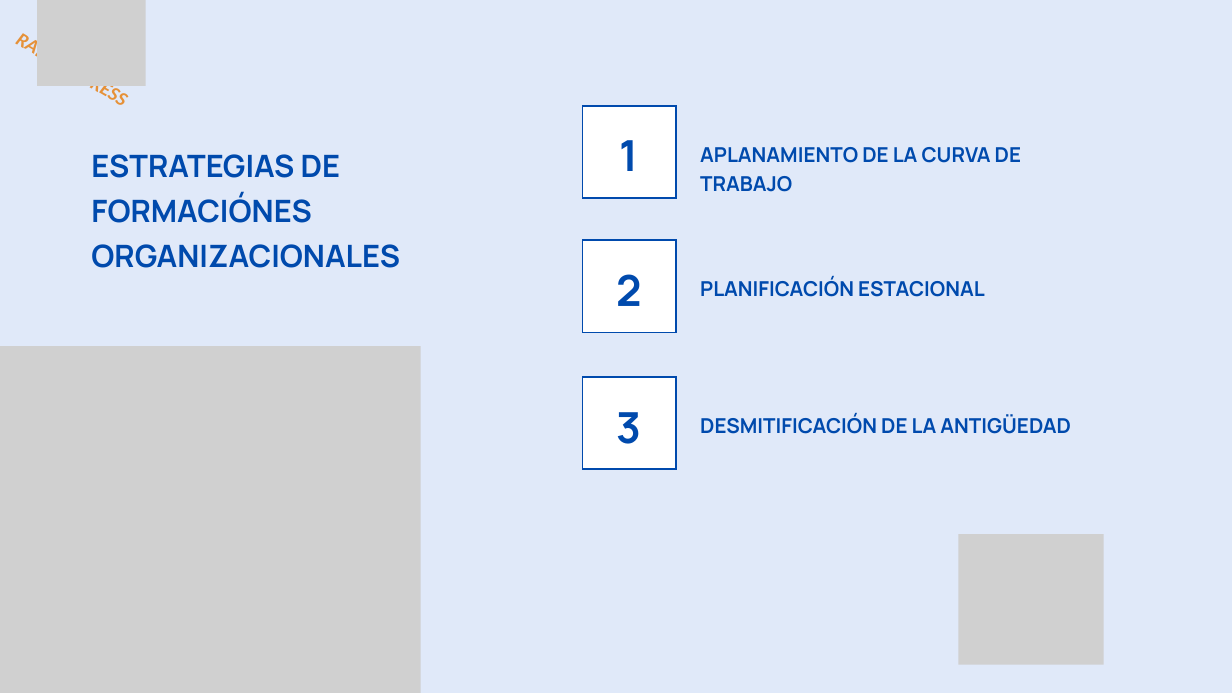
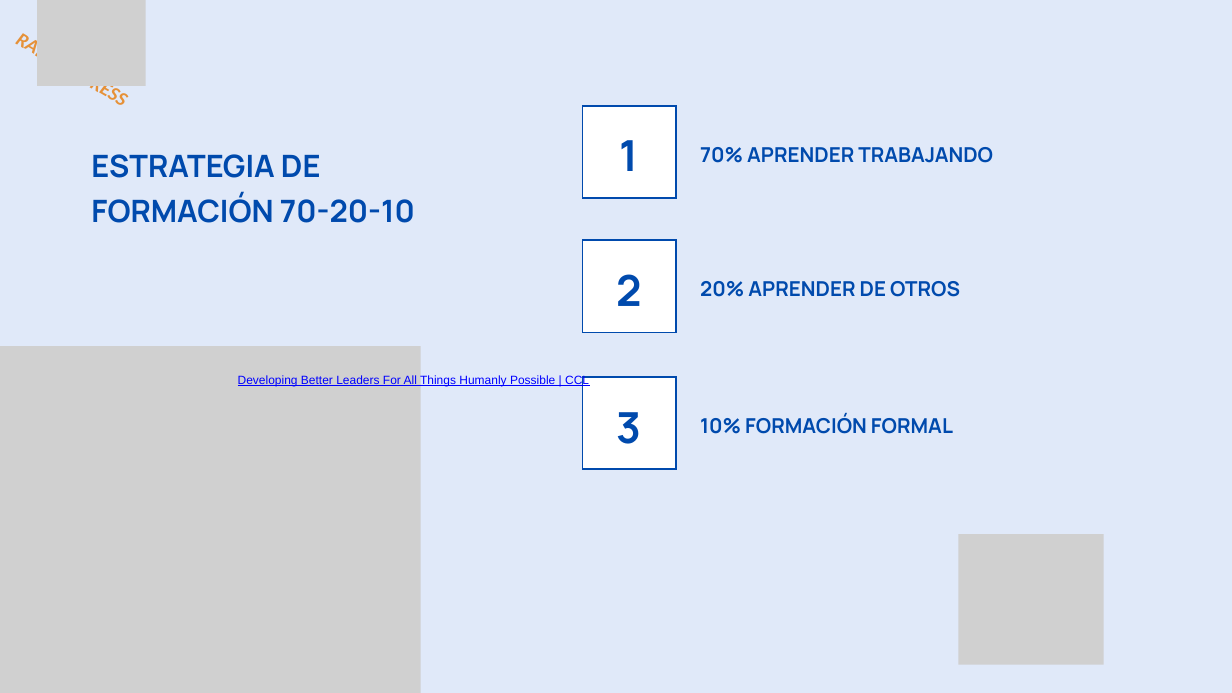
Before and after one commit to ITACADEMYprojectes/ProjecteData, a slide deck: slide 14 of Equip_28/Results/Analisis_PAP_and_ABL_RapidExpres_2026_11_05.pptx (slide 13 before the commit). Drawn at 1232x693 pixels with LibreOffice and Linux fonts; fonts in the diff are those of the drawing; grey boxes stand for pictures. Boxes give left, top, right and bottom in pixels: in the first picture for what was removed or moved away, otherwise in the second. Text is boxed around its words. In the diff, an @@ line names an element or a change of style, - is before the commit and + after.

Commit message:
Presentación de medios con estrategias

```diff
--- a/Equip_28/Results/Analisis_PAP_and_ABL_RapidExpres_2026_11_05.pptx
+++ b/Equip_28/Results/Analisis_PAP_and_ABL_RapidExpres_2026_11_05.pptx
@@ text at (700, 147, 993, 163): text changed @@
-  APLANAMIENTO DE LA CURVA DE TRABAJO
+  70% APRENDER TRABAJANDO
@@ text at (91, 154, 415, 223): text changed @@
-ESTRATEGIAS DE FORMACIÓNES ORGANIZACIONALES
+ESTRATEGIA DE FORMACIÓN 70-20-10
@@ text at (700, 281, 960, 297): text changed @@
-  PLANIFICACIÓN ESTACIONAL
+  20% APRENDER DE OTROS
@@ text added at (238, 375, 589, 386), 14 pt, text #0000FF, underline @@
+Developing Better Leaders For All Things Humanly Possible | CCL
@@ text at (700, 413, 953, 434): text changed @@
-  DESMITIFICACIÓN DE LA ANTIGÜEDAD
+  10% FORMACIÓN FORMAL
```
Also in this commit, not shown: 4 other slides changed, 1 slide added.
